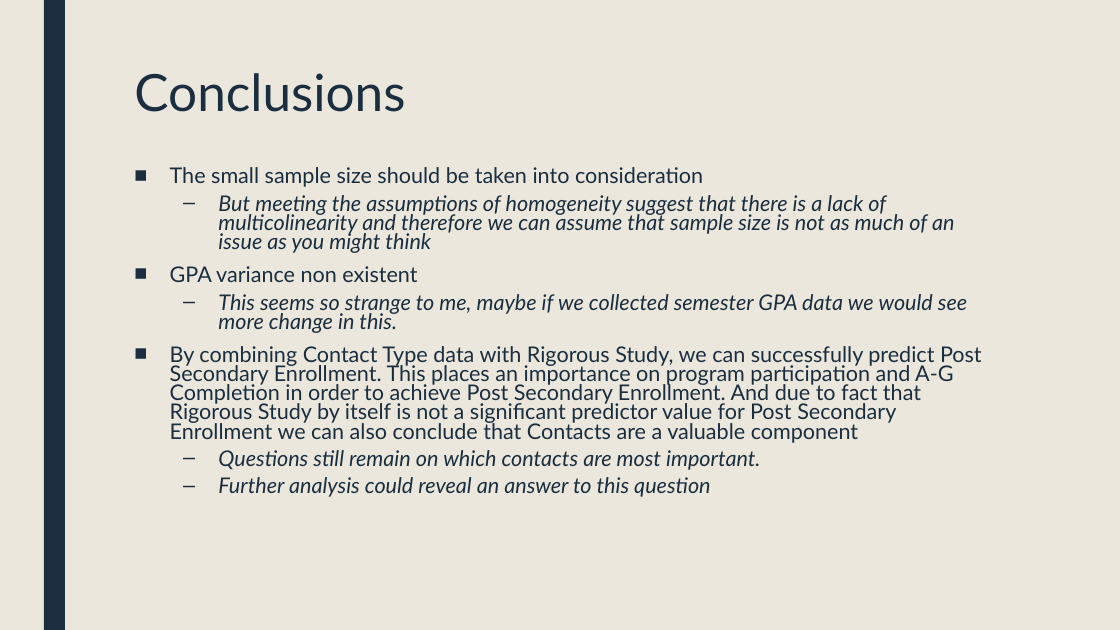
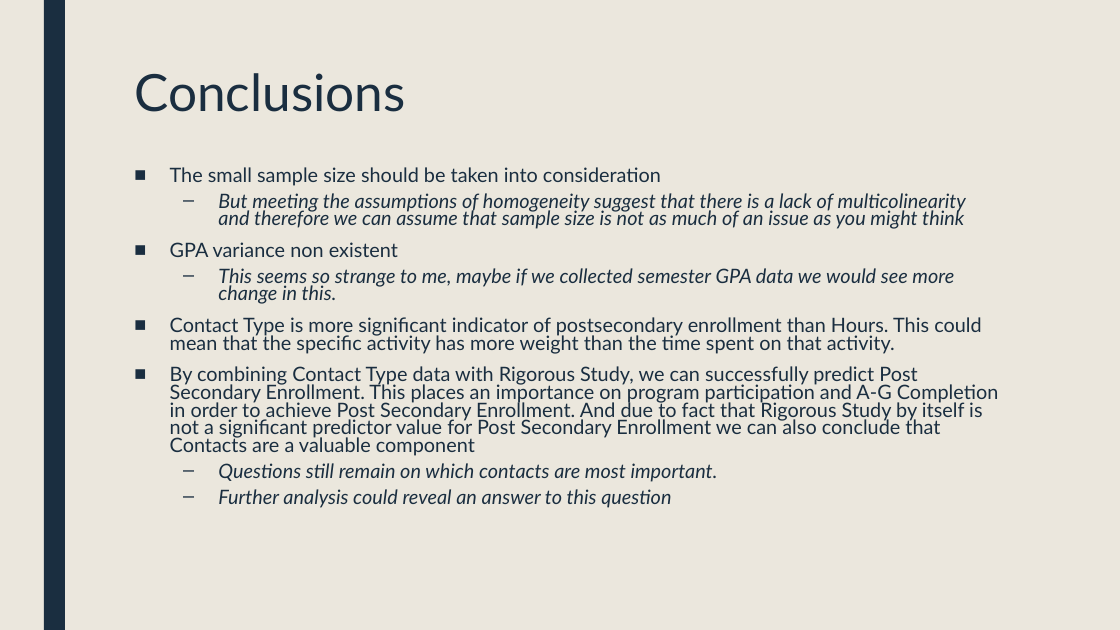
Before and after one commit to jazippay/portfolio, a slide deck: slide 21 of Upward Bound APR Data Analysis.pptx (slide 22 before the commit). Drawn at 1120x630 pixels with LibreOffice and Linux fonts; fonts in the diff are those of the drawing. Boxes give left, top, right and bottom in pixels: in the first picture for what was removed or moved away, otherwise in the second. Text is boxed around its words. In the diff, an @@ line names an element or a change of style, - is before the commit and + after.

```diff
--- a/Upward Bound APR Data Analysis.pptx
+++ b/Upward Bound APR Data Analysis.pptx
@@ text at bbox=[170, 167, 999, 508]: size 18.5 to 17 pt in "The small sample size should be taken ...", "But meeting the assumptions of homogeneity suggest ...", "GPA variance non existent", "This seems so strange to me, maybe ..." and 3 more places @@
@@ text at bbox=[170, 317, 981, 354]: paragraph added @@
+■ Contact Type is more significant indicator of postsecondary enrollment than Hours. This could mean that the specific activity has more weight than the time spent on that activity.
```
Also in this commit, not shown: 1 other slide changed, 2 slides added, 1 slide removed.
